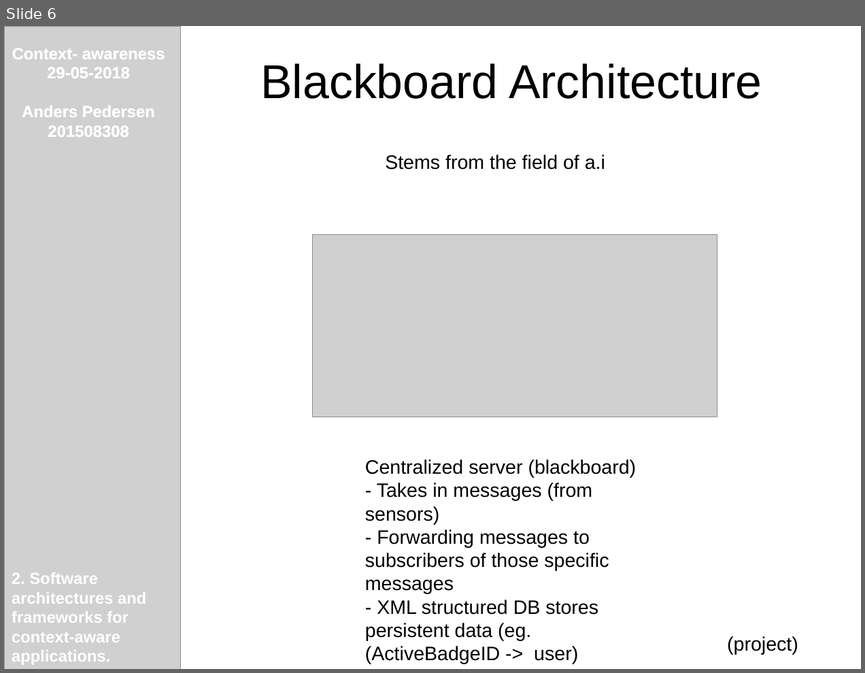
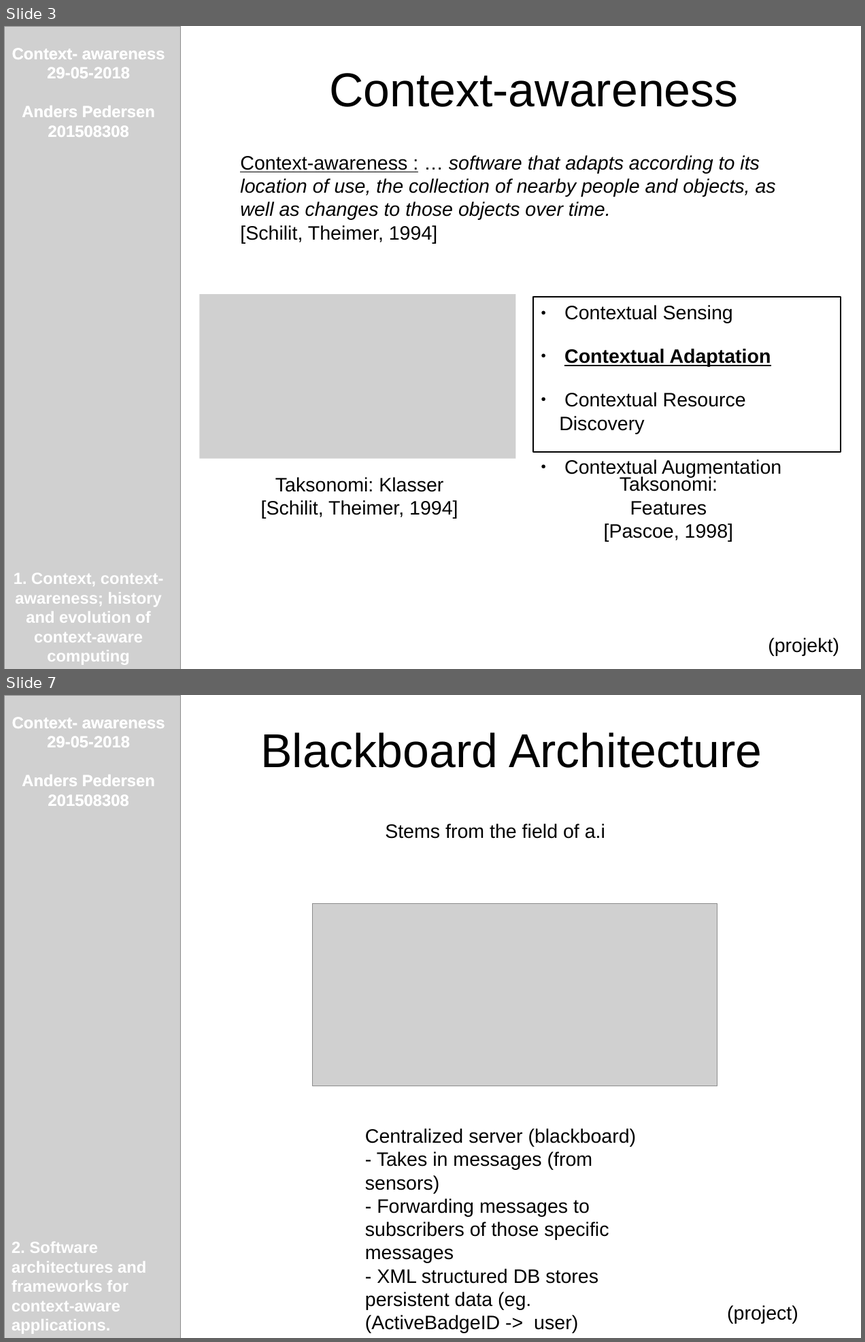
Before and after one commit to AndersHP/ContextAwarenessEksamen, a slide deck: 2SoftwareArchitecturesAndFrameworks .odp. Shown one above the other, each under a label of ours: slide 6 before the commit, slides 3 and 7 after it; the slides between them are not shown. The pictures are 865x673 and 865x1342 pixels, drawn with LibreOffice and Linux fonts; fonts in the diff are those of the drawing; grey boxes stand for pictures. Boxes give left, top, right and bottom in pixels: in the first picture for what was removed or moved away, otherwise in the second. Text is boxed around its words. In the diff, an @@ line names an element or a change of style, - is before the commit and + after.

```diff
--- a/2SoftwareArchitecturesAndFrameworks .odp
+++ b/2SoftwareArchitecturesAndFrameworks .odp
@@ slide 3 added at (4, 26, 861, 669), background #FFFFFF @@
@@ picture added at (4, 26, 181, 669) @@
@@ text added at (12, 48, 165, 137), 15 pt, text #FFFFFF, bold @@
+Context- awareness
+29-05-2018
+Anders Pedersen
+201508308
@@ text added at (329, 73, 738, 107), 44 pt, text #000000 @@
+Context-awareness
@@ title added at (350, 86, 514, 107), 44 pt, text #FFFFFF @@
+Agenda
@@ text added at (240, 155, 776, 243), 18 pt, text #000000, italic @@
+Context-awareness : … software that adapts according to its location of use, the collection of nearby people and objects, as well as changes to those objects over time.
+[Schilit, Theimer, 1994]
@@ picture added at (199, 294, 515, 458) @@
@@ rectangle added at (534, 297, 841, 452), outline #000000 1.45 pt, 18 pt, text #000000 @@
+● Contextual Sensing
+● Contextual Adaptation
+● Contextual Resource Discovery
+● Contextual Augmentation
@@ text added at (261, 477, 458, 518), 18 pt, text #000000 @@
+Taksonomi: Klasser
+[Schilit, Theimer, 1994]
@@ text added at (604, 475, 733, 541), 18 pt, text #000000 @@
+Taksonomi: Features
+[Pascoe, 1998]
@@ text added at (14, 573, 164, 665), 15 pt, text #FFFFFF, bold @@
+Context- awareness
+29-05-2018
+Anders Pedersen
+201508308
+1. Context, context-awareness; history and evolution of context-aware computing applications.
@@ text added at (768, 637, 839, 655), 18 pt, text #000000 @@
+(projekt)
@@ what was slide 6 is now slide 7 @@
```
Also in this commit, not shown: 3 slides changed, 3 other files.
